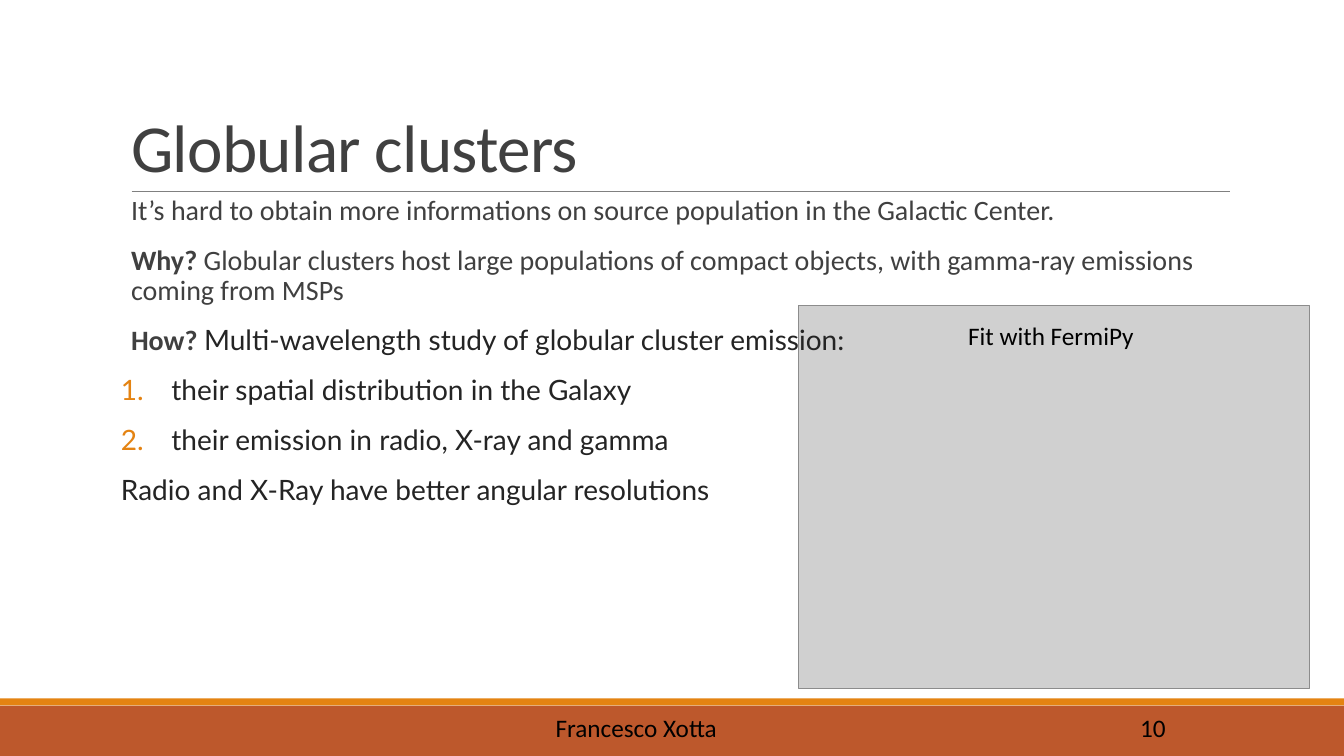
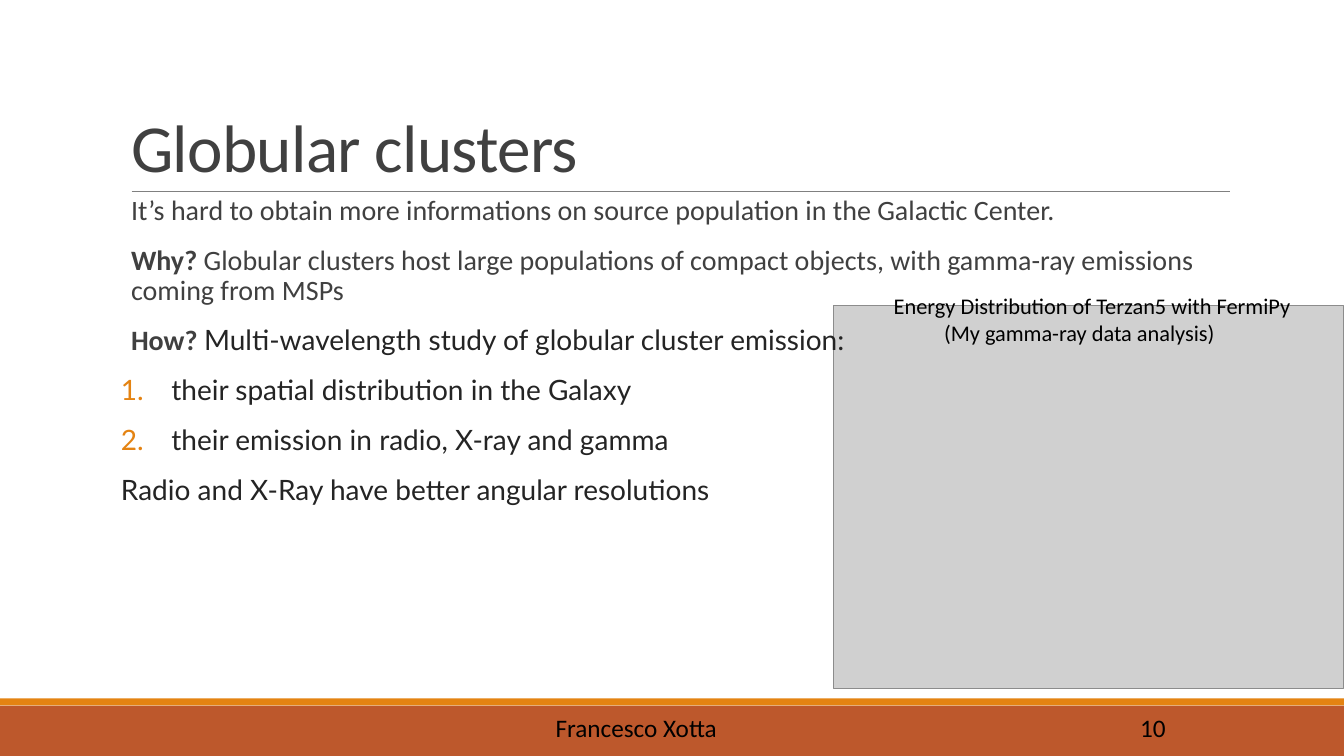
Before and after one commit to X0774/SimulationofGCE, a slide deck: slide 11 of Presentation.pptm. Drawn at 1344x756 pixels with LibreOffice and Linux fonts; fonts in the diff are those of the drawing; grey boxes stand for pictures. Boxes give left, top, right and bottom in pixels: in the first picture for what was removed or moved away, otherwise in the second. Text is boxed around its words. In the diff, an @@ line names an element or a change of style, - is before the commit and + after.

```diff
--- a/Presentation.pptm
+++ b/Presentation.pptm
@@ text at (x1=894, y1=295, x2=1291, y2=345): text changed; size 18 to 16 pt @@
-Fit with FermiPy
+Energy Distribution of Terzan5 with FermiPy
+(My gamma-ray data analysis)
@@ picture moved from (x1=799, y1=306, x2=1309, y2=689) to (x1=834, y1=306, x2=1344, y2=689) @@
```
Also in this commit, not shown: 10 other slides changed, 3 slides added.
